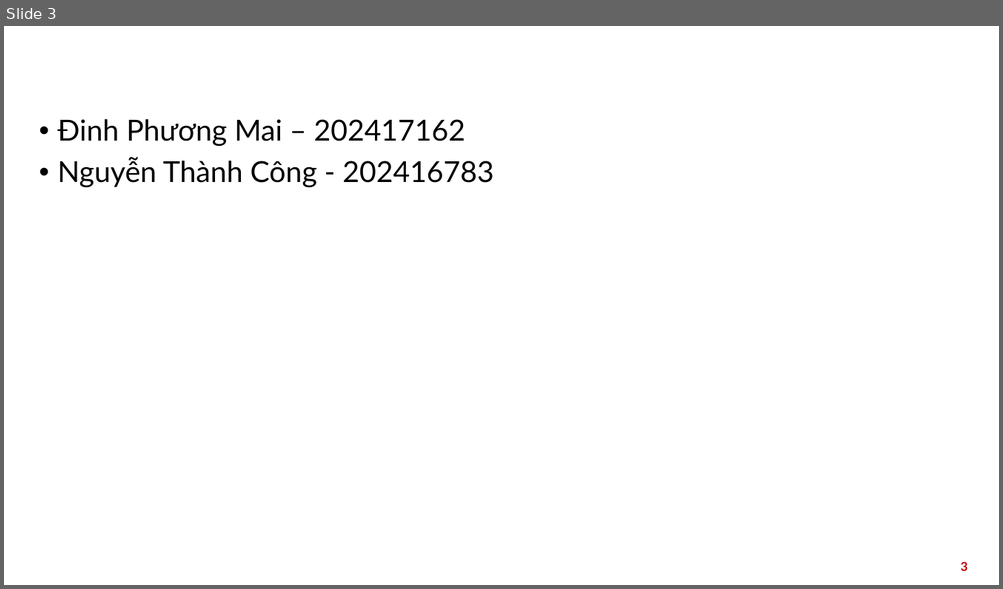
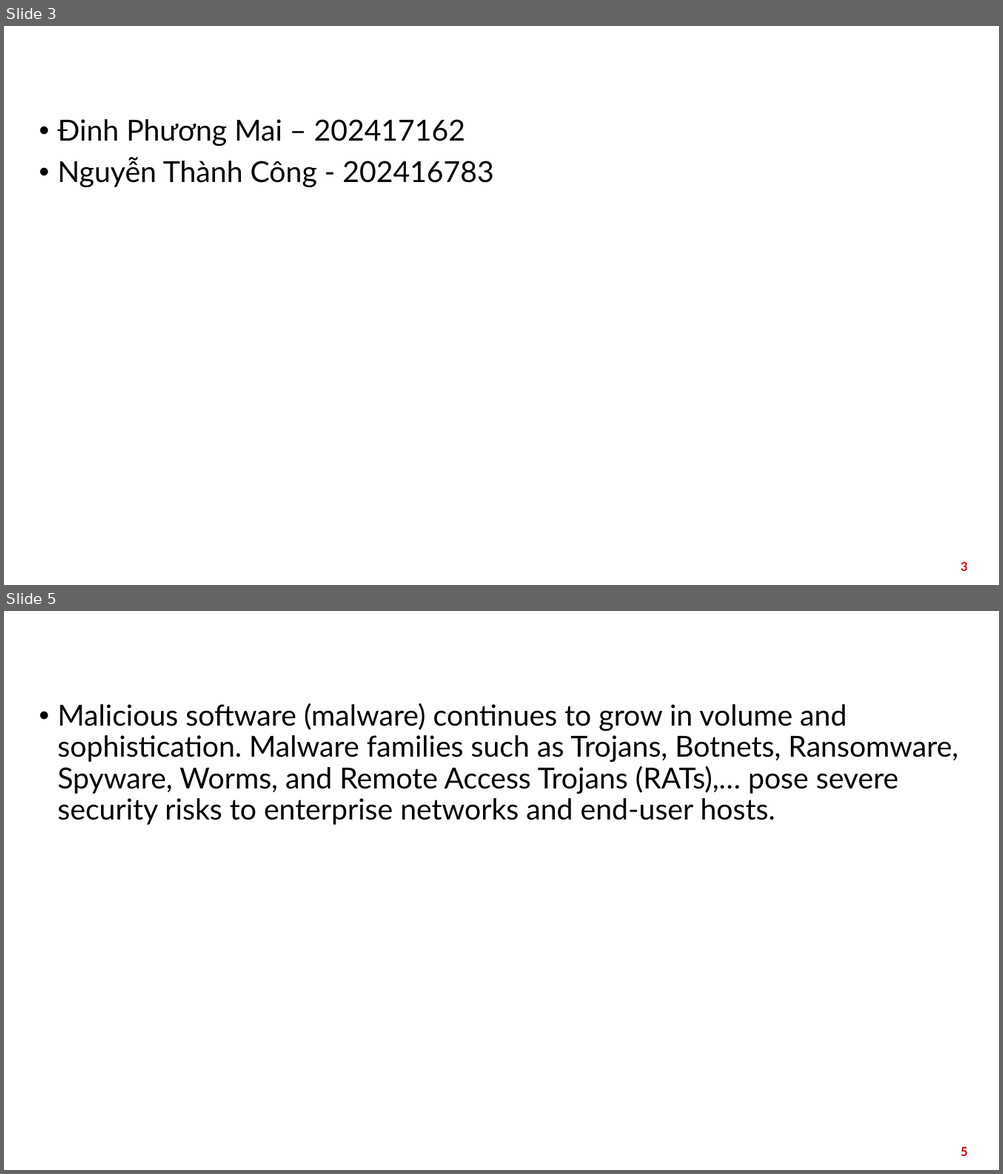
Before and after one commit to CrossXma/Project_I.20252, a slide deck: report/Slide.pptx. Shown one above the other, each under a label of ours: slide 3 before the commit, slides 3 and 5 after it; the slides between them are not shown. The pictures are 1003x589 and 1003x1174 pixels, drawn with LibreOffice and Linux fonts; fonts in the diff are those of the drawing; background and template pictures are left out. Boxes give left, top, right and bottom in pixels: in the first picture for what was removed or moved away, otherwise in the second. Text is boxed around its words. In the diff, an @@ line names an element or a change of style, - is before the commit and + after.

```diff
--- a/report/Slide.pptx
+++ b/report/Slide.pptx
@@ slide 5 added at [4, 611, 999, 1170], background picture (left out) @@
@@ title added at [31, 620, 971, 655], 28 pt, text #FFFFFF, bold @@
+0. Background
@@ text added at [57, 703, 958, 825], 28 pt, text #000000 @@
+• Malicious software (malware) continues to grow in volume and sophistication. Malware families such as Trojans, Botnets, Ransomware, Spyware, Worms, and Remote Access Trojans (RATs),… pose severe security risks to enterprise networks and end-user hosts.
@@ page number added at [960, 1147, 967, 1156], 12 pt, text #C00000, bold @@
+5
```
Also in this commit, not shown: 2 slides changed, 3 other slides added, 2 other files.
